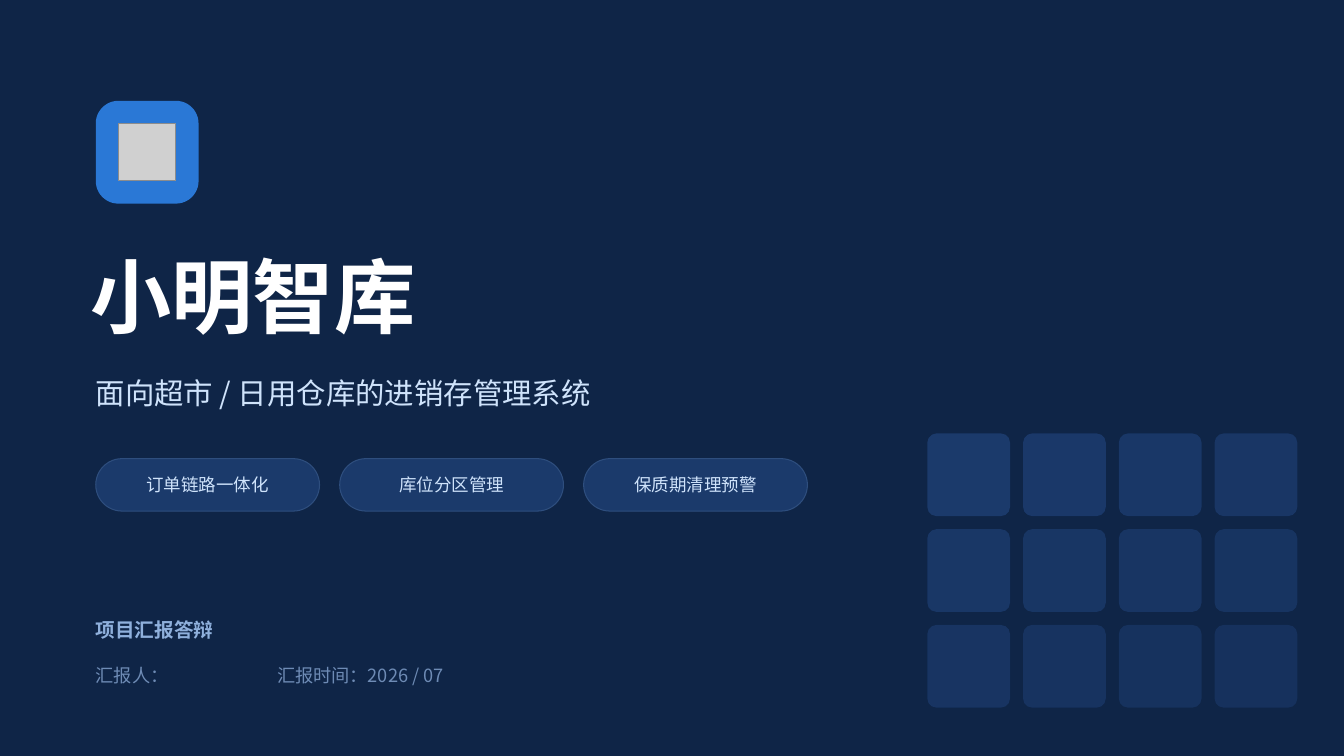
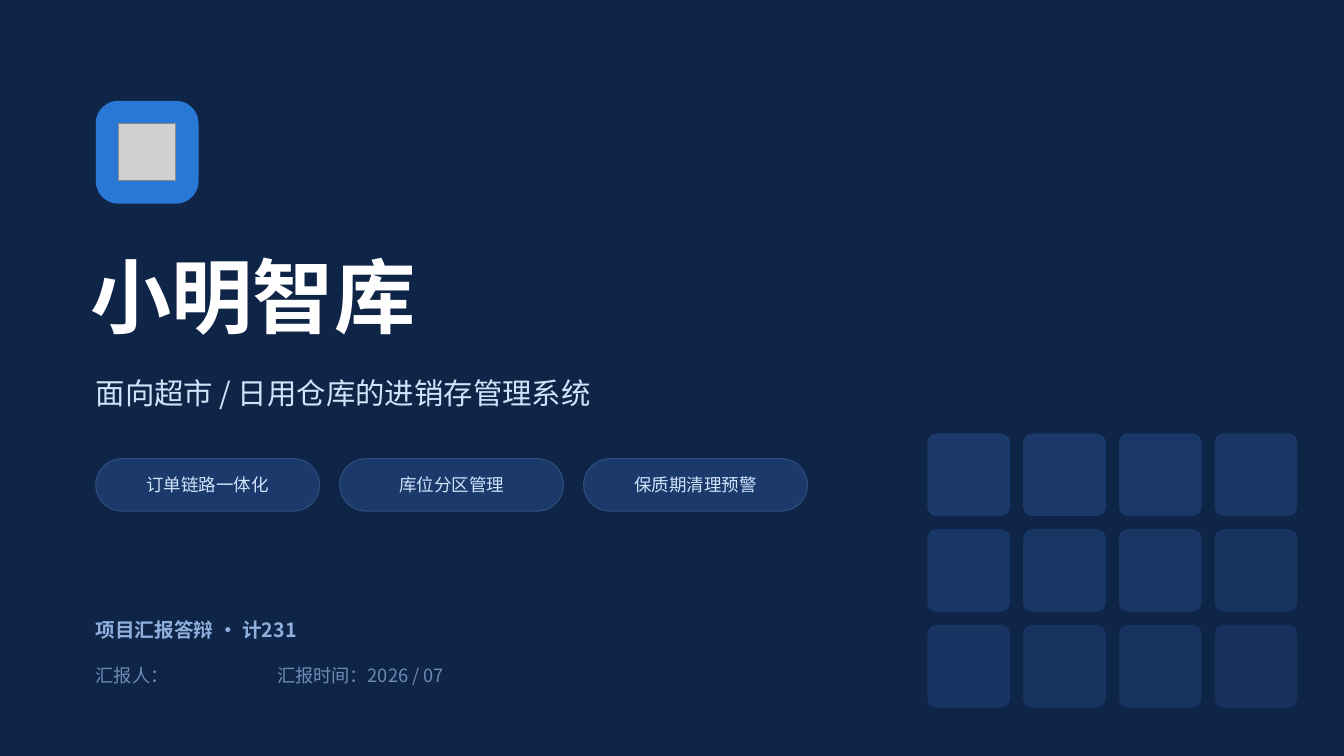
Before and after one commit to bal483836-ctrl/Warehouse_MS, a slide deck: slide 1 of 小明智库-答辩汇报.pptx. Drawn at 1344x756 pixels with LibreOffice and Linux fonts; fonts in the diff are those of the drawing; grey boxes stand for pictures. Boxes give left, top, right and bottom in pixels: in the first picture for what was removed or moved away, otherwise in the second. Text is boxed around its words. In the diff, an @@ line names an element or a change of style, - is before the commit and + after.

```diff
--- a/小明智库-答辩汇报.pptx
+++ b/小明智库-答辩汇报.pptx
@@ text at [96,620,296,639]: text changed @@
-项目汇报答辩
+项目汇报答辩 · 计231
```
Also in this commit, not shown: 13 other slides changed, 3 slides added, 3 slides removed.
